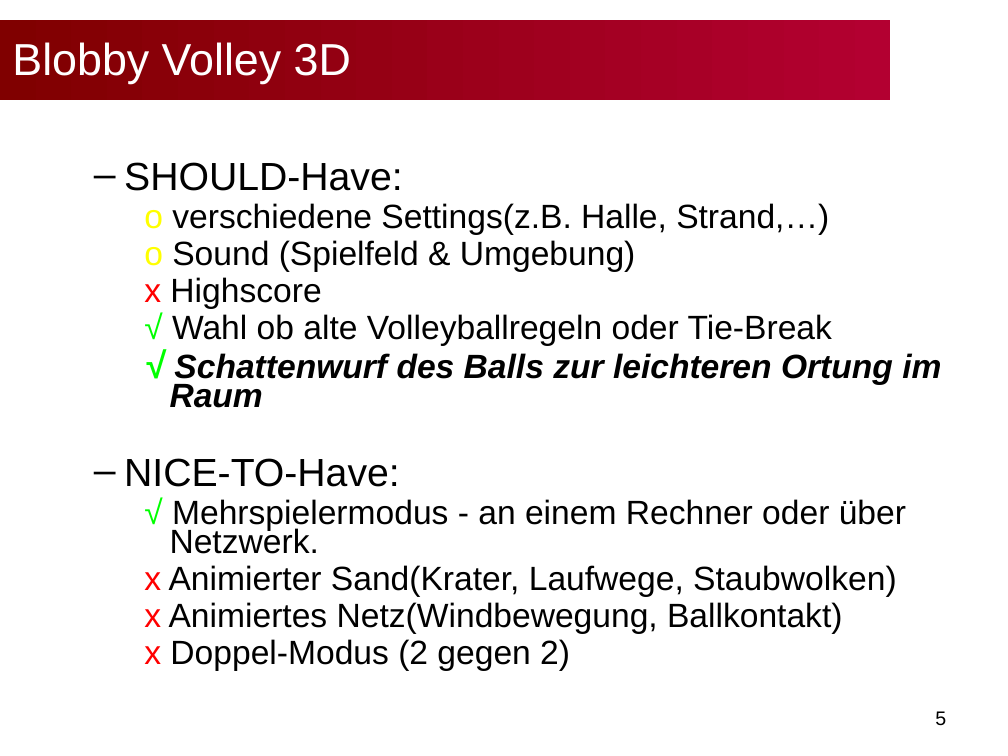
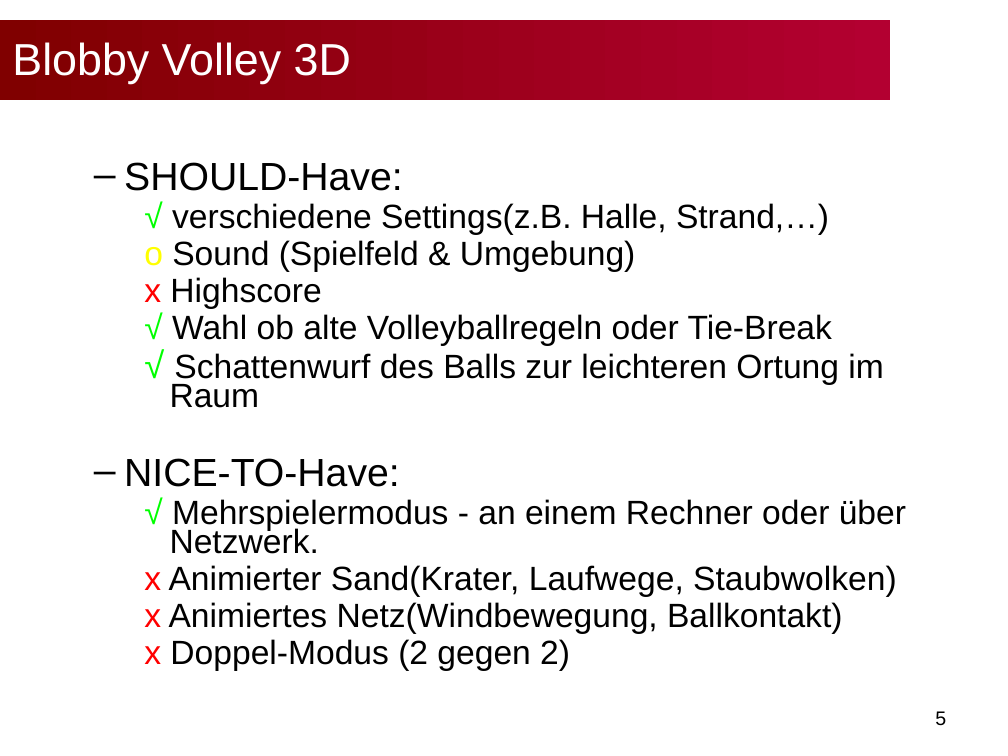
Before and after one commit to bwasty/blobby-volley-3d, a slide deck: slide 5 of Präsentationen/Slides-Abschlusspräsentation.ppt. Drawn at 1008x756 pixels with LibreOffice and Linux fonts; fonts in the diff are those of the drawing; background and template pictures are left out. Boxes give left, top, right and bottom in pixels: in the first picture for what was removed or moved away, otherwise in the second. Text is boxed around its words. In the diff, an @@ line names an element or a change of style, - is before the commit and + after.

Commit message:
- version of final presentation

```diff
--- a/Präsentationen/Slides-Abschlusspräsentation.ppt
+++ b/Präsentationen/Slides-Abschlusspräsentation.ppt
@@ text at [172, 203, 829, 235]: text changed @@
-    o verschiedene Settings(z.B. Halle, Strand,…)
+    √ verschiedene Settings(z.B. Halle, Strand,…)
@@ text at [170, 353, 883, 408]: bold off, italic off in "√ Schattenwurf des Balls zur leichteren Ortung ..." @@
```
Also in this commit, not shown: 1 other slide changed, 5 other files.
